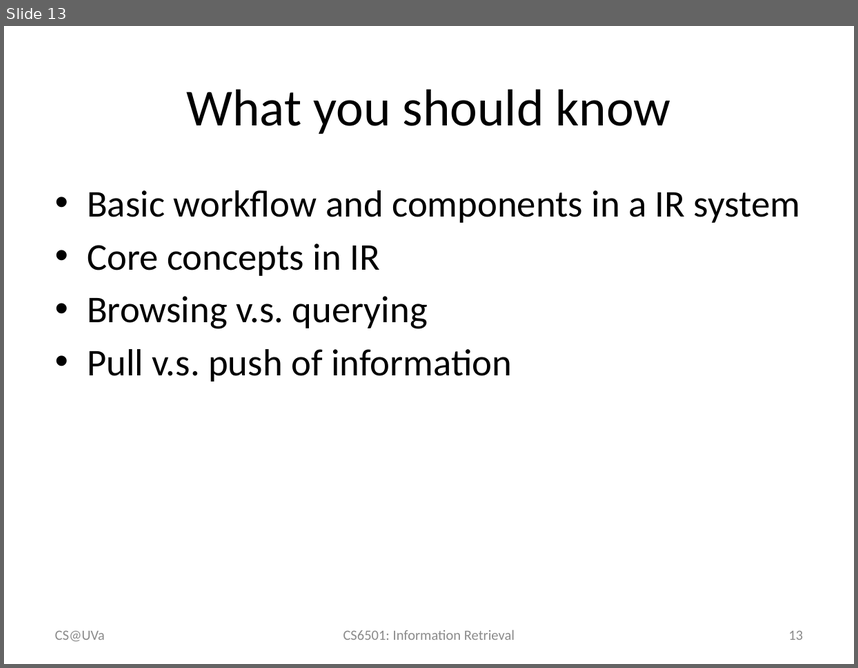
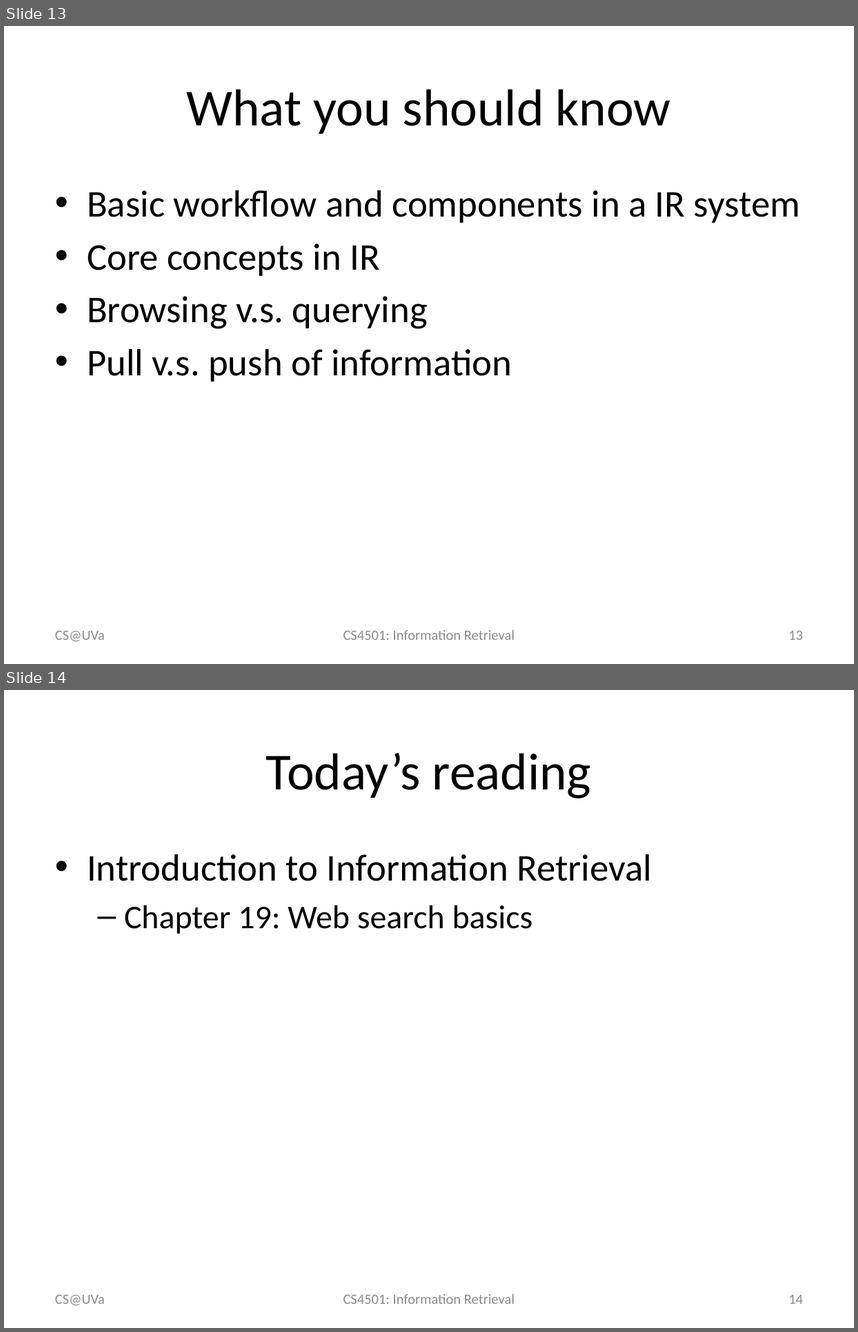
Before and after one commit to wang296/IR2015, a slide deck: docs/Search Engine Architecture.pptx. Shown one above the other, each under a label of ours: slide 13 before the commit, slides 13 and 14 after it. The pictures are 858x668 and 858x1332 pixels, drawn with LibreOffice and Linux fonts; fonts in the diff are those of the drawing. Boxes give left, top, right and bottom in pixels: in the first picture for what was removed or moved away, otherwise in the second. Text is boxed around its words. In the diff, an @@ line names an element or a change of style, - is before the commit and + after.

```diff
--- a/docs/Search Engine Architecture.pptx
+++ b/docs/Search Engine Architecture.pptx
@@ slide 14 added at bbox=[4, 690, 854, 1328], background #FFFFFF @@
@@ title added at bbox=[266, 753, 591, 798], 44 pt, text #000000 @@
+Today’s reading
@@ text added at bbox=[87, 854, 651, 934], 32 pt, text #000000 @@
+• Introduction to Information Retrieval
+  – Chapter 19: Web search basics
@@ text added at bbox=[55, 1294, 105, 1305], 12 pt, text #8C8C8C @@
+CS@UVa
@@ text added at bbox=[343, 1294, 515, 1303], 12 pt, text #8C8C8C @@
+CS4501: Information Retrieval
@@ page number added at bbox=[789, 1294, 803, 1303], 12 pt, text #8C8C8C @@
+14
@@ slide 13 changed as well @@
@@ text at bbox=[343, 630, 515, 639]: text changed @@
-CS6501: Information Retrieval
+CS4501: Information Retrieval
```
Also in this commit, not shown: 11 other slides changed, 4 other files.
